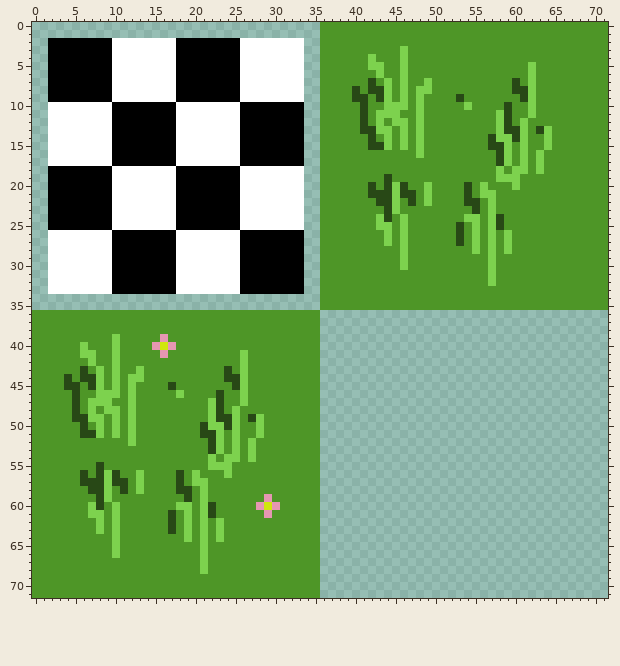
Sprite sheet -- tilesets/tileset_herbe/output_tileset.png. That is the earlier state.
The file is 72x72 pixels.
Once edited:
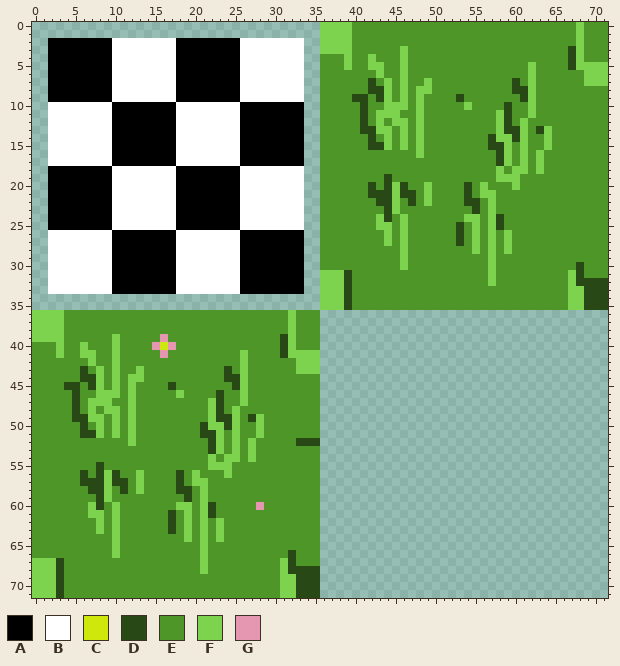
Palette (. is transparent): A #000000  B #ffffff  C #d0e70e  D #284816  E #4e9627  F #7dd24e  G #e597b2
Diff:
{"y":0,"x":36,"old":"EEEE","new":"FFFF"}
{"y":0,"x":68,"old":"E","new":"F"}
{"y":1,"x":36,"old":"EEEE","new":"FFFF"}
{"y":1,"x":68,"old":"E","new":"F"}
{"y":2,"x":36,"old":"EEEE","new":"FFFF"}
{"y":2,"x":68,"old":"E","new":"F"}
{"y":3,"x":36,"old":"EEEE","new":"FFFF"}
{"y":3,"x":67,"old":"EE","new":"DF"}
{"y":4,"x":39,"old":"E","new":"F"}
{"y":4,"x":67,"old":"EE","new":"DF"}
{"y":5,"x":39,"old":"E","new":"F"}
{"y":5,"x":67,"old":"EEEEE","new":"DFFFF"}
{"y":6,"x":69,"old":"EEE","new":"FFF"}
{"y":7,"x":69,"old":"EEE","new":"FFF"}
{"y":8,"x":40,"old":"D","new":"E"}
{"y":30,"x":68,"old":"E","new":"D"}
{"y":31,"x":36,"old":"EEEE","new":"FFFD"}
{"y":31,"x":67,"old":"EE","new":"FD"}
{"y":32,"x":36,"old":"EEEE","new":"FFFD"}
{"y":32,"x":67,"old":"EEEEE","new":"FDDDD"}
{"y":33,"x":36,"old":"EEEE","new":"FFFD"}
{"y":33,"x":67,"old":"EEEEE","new":"FFDDD"}
{"y":34,"x":36,"old":"EEEE","new":"FFFD"}
{"y":34,"x":67,"old":"EEEEE","new":"FFDDD"}
{"y":35,"x":36,"old":"EEEE","new":"FFFD"}
{"y":35,"x":67,"old":"EEEEE","new":"FFDDD"}
{"y":36,"x":0,"old":"EEEE","new":"FFFF"}
{"y":36,"x":32,"old":"E","new":"F"}
{"y":37,"x":0,"old":"EEEE","new":"FFFF"}
{"y":37,"x":32,"old":"E","new":"F"}
{"y":38,"x":0,"old":"EEEE","new":"FFFF"}
{"y":38,"x":32,"old":"E","new":"F"}
{"y":39,"x":0,"old":"EEEE","new":"FFFF"}
{"y":39,"x":31,"old":"EE","new":"DF"}
{"y":40,"x":3,"old":"E","new":"F"}
{"y":40,"x":31,"old":"EE","new":"DF"}
{"y":41,"x":3,"old":"E","new":"F"}
{"y":41,"x":31,"old":"EEEEE","new":"DFFFF"}
{"y":42,"x":33,"old":"EEE","new":"FFF"}
{"y":43,"x":33,"old":"EEE","new":"FFF"}
{"y":44,"x":4,"old":"D","new":"E"}
{"y":52,"x":33,"old":"EEE","new":"DDD"}
{"y":59,"x":29,"old":"G","new":"E"}
{"y":60,"x":29,"old":"CG","new":"EE"}
{"y":61,"x":29,"old":"G","new":"E"}
{"y":66,"x":32,"old":"E","new":"D"}
{"y":67,"x":0,"old":"EEEE","new":"FFFD"}
{"y":67,"x":31,"old":"EE","new":"FD"}
{"y":68,"x":0,"old":"EEEE","new":"FFFD"}
{"y":68,"x":31,"old":"EEEEE","new":"FDDDD"}
{"y":69,"x":0,"old":"EEEE","new":"FFFD"}
{"y":69,"x":31,"old":"EEEEE","new":"FFDDD"}
{"y":70,"x":0,"old":"EEEE","new":"FFFD"}
{"y":70,"x":31,"old":"EEEEE","new":"FFDDD"}
{"y":71,"x":0,"old":"EEEE","new":"FFFD"}
{"y":71,"x":31,"old":"EEEEE","new":"FFDDD"}
